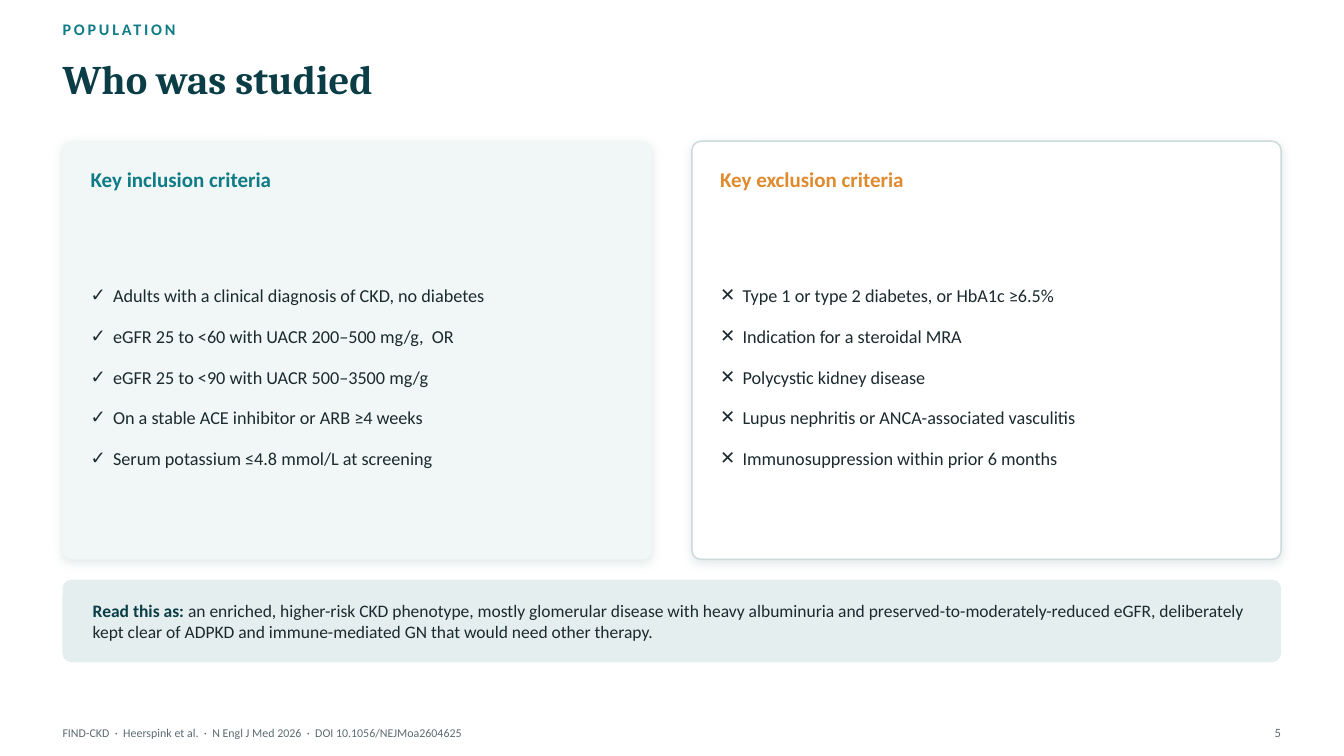
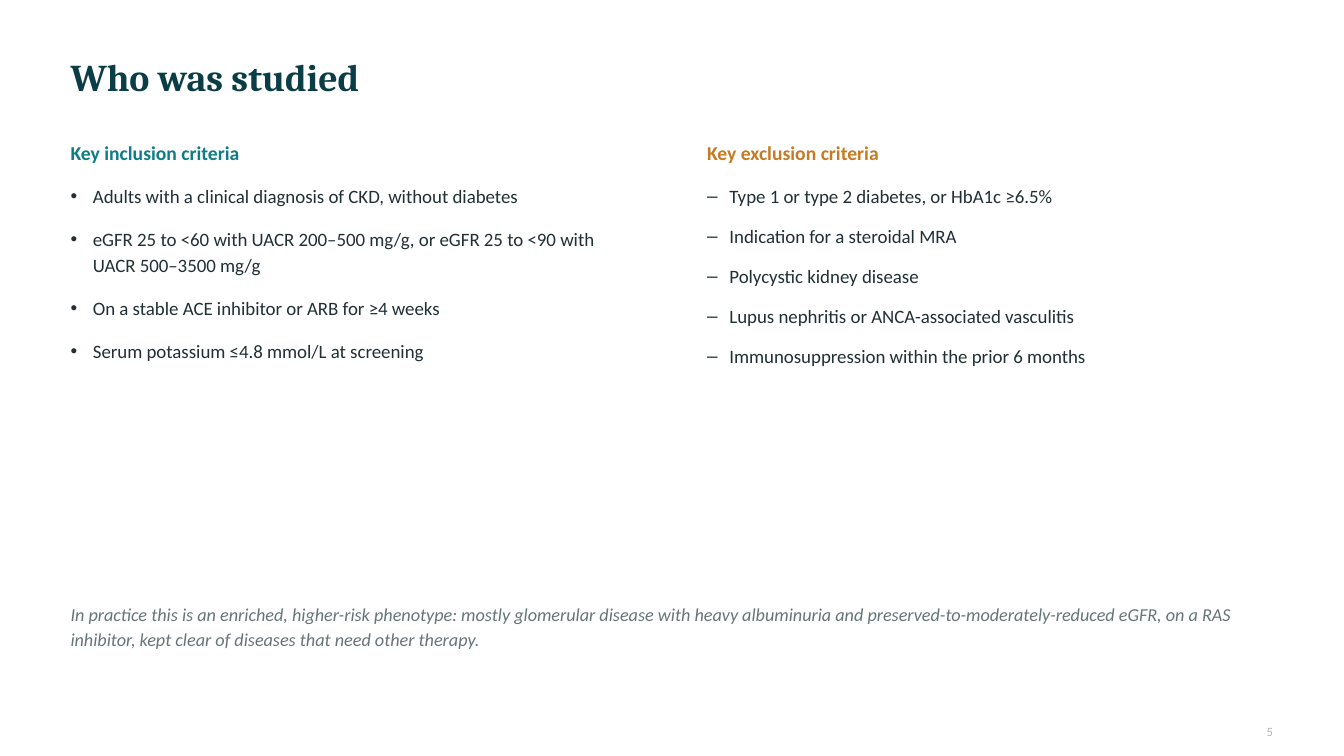
Before and after one commit to azbargarawan-sudo/clickwriting-landing, a slide deck: slide 5 of FIND-CKD.pptx. Drawn at 1344x756 pixels with LibreOffice and Linux fonts; fonts in the diff are those of the drawing. Boxes give left, top, right and bottom in pixels: in the first picture for what was removed or moved away, otherwise in the second. Text is boxed around its words. In the diff, an @@ line names an element or a change of style, - is before the commit and + after.

```diff
--- a/FIND-CKD.pptx
+++ b/FIND-CKD.pptx
@@ text removed at (63,16,1281,42) @@
-POPULATION
@@ text "Who was studied": place and size @@
-text "Who was studied" at (63,65,372,95)
+text "Who was studied" at (71,64,359,92)
@@ text "Who was studied" at (71,64,359,92): size 29 to 27 pt @@
@@ rounded rectangle removed at (63,141,651,560) @@
@@ text "Key inclusion criteria": place and size @@
-text "Key inclusion criteria" at (91,172,271,191)
+text "Key inclusion criteria" at (71,146,239,163)
@@ text "Key inclusion criteria" at (71,146,239,163): size 15 to 14 pt @@
@@ rounded rectangle removed at (693,141,1281,560) @@
@@ text "Key exclusion criteria": place and size @@
-text "Key exclusion criteria" at (720,172,904,191)
+text "Key exclusion criteria" at (707,146,879,163)
@@ text "Key exclusion criteria" at (707,146,879,163): size 15 to 14 pt, text colour #E08A2E to #C67A22 @@
@@ text "Adults with a clinical diagnosis ..." at (93,190,594,362): vertical alignment middle to top @@
@@ text "Adults with a clinical diagnosis ...": place and size @@
-text "Adults with a clinical diagnosis ..." at (113,289,484,468)
+text "Adults with a clinical diagnosis ..." at (93,190,594,362)
@@ text at (93,190,594,315): text changed; size 13 to 13.5 pt; text colour #1B2A2E to #203034 @@
-✓ Adults with a clinical diagnosis of CKD, no diabetes
-✓ eGFR 25 to <60 with UACR 200–500 mg/g, OR
-✓ eGFR 25 to <90 with UACR 500–3500 mg/g
-✓ On a stable ACE inhibitor or ARB ≥4 weeks
+• Adults with a clinical diagnosis of CKD, without diabetes
+• eGFR 25 to <60 with UACR 200–500 mg/g, or eGFR 25 to <90 with UACR 500–3500 mg/g
+• On a stable ACE inhibitor or ARB for ≥4 weeks
@@ text "Type 1 or type 2 ...": place and size @@
-text "Type 1 or type 2 ..." at (743,289,1076,468)
+text "Type 1 or type 2 ..." at (729,190,1085,366)
@@ text "Type 1 or type 2 ..." at (729,190,1085,366): vertical alignment middle to top @@
@@ text at (729,190,1074,326): size 13 to 13.5 pt, text colour #1B2A2E to #203034 in "Type 1 or type 2 diabetes, or ...", "Indication for a steroidal MRA", "Polycystic kidney disease", "Lupus nephritis or ANCA-associated vasculitis"; bullet ✕ to –; line spacing 1.35 to 1.15; more space between paragraphs @@
@@ text at (93,345,423,362): size 13 to 13.5 pt, text colour #1B2A2E to #203034 in "Serum potassium ≤4.8 mmol/L at screening"; bullet ✓ to •; line spacing 1.35 to 1.15; more space between paragraphs @@
@@ text at (729,350,1085,366): text changed; size 13 to 13.5 pt; text colour #1B2A2E to #203034 @@
-✕ Immunosuppression within prior 6 months
+– Immunosuppression within the prior 6 months
@@ rounded rectangle removed at (63,580,1281,662) @@
@@ text at (71,608,1231,649): text changed; size 12.5 to 13 pt; text colour #1B2A2E to #667578; italic on @@
-Read this as: an enriched, higher-risk CKD phenotype, mostly glomerular disease with heavy albuminuria and preserved-to-moderately-reduced eGFR, deliberately kept clear of ADPKD and immune-mediated GN that would need other therapy.
+In practice this is an enriched, higher-risk phenotype: mostly glomerular disease with heavy albuminuria and preserved-to-moderately-reduced eGFR, on a RAS inhibitor, kept clear of diseases that need other therapy.
@@ text removed at (63,728,462,739) @@
-FIND-CKD · Heerspink et al. · N Engl J Med 2026 · DOI 10.1056/NEJMoa2604625
@@ text "5": place and size @@
-text "5" at (1275,729,1281,737)
+text "5" at (1267,728,1273,736)
@@ text "5" at (1267,728,1273,736): text colour #5C6B70 to #AEB8B8 @@
```
Also in this commit, not shown: 16 other slides changed.
